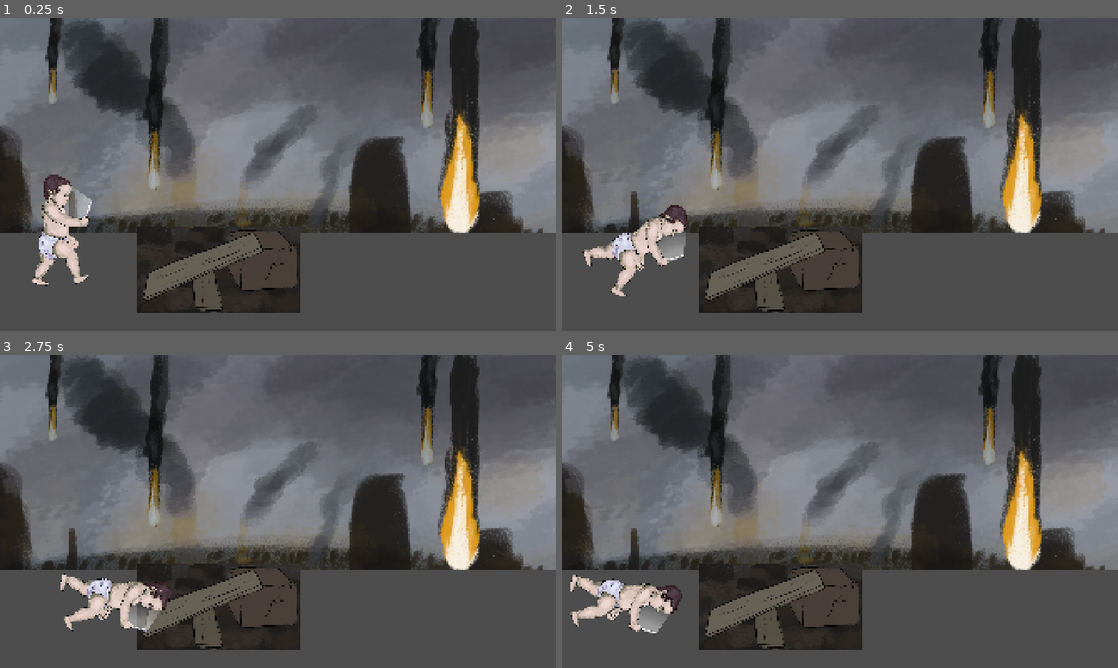
Above: before the commit, frames 1-4 (two rows, left to right).
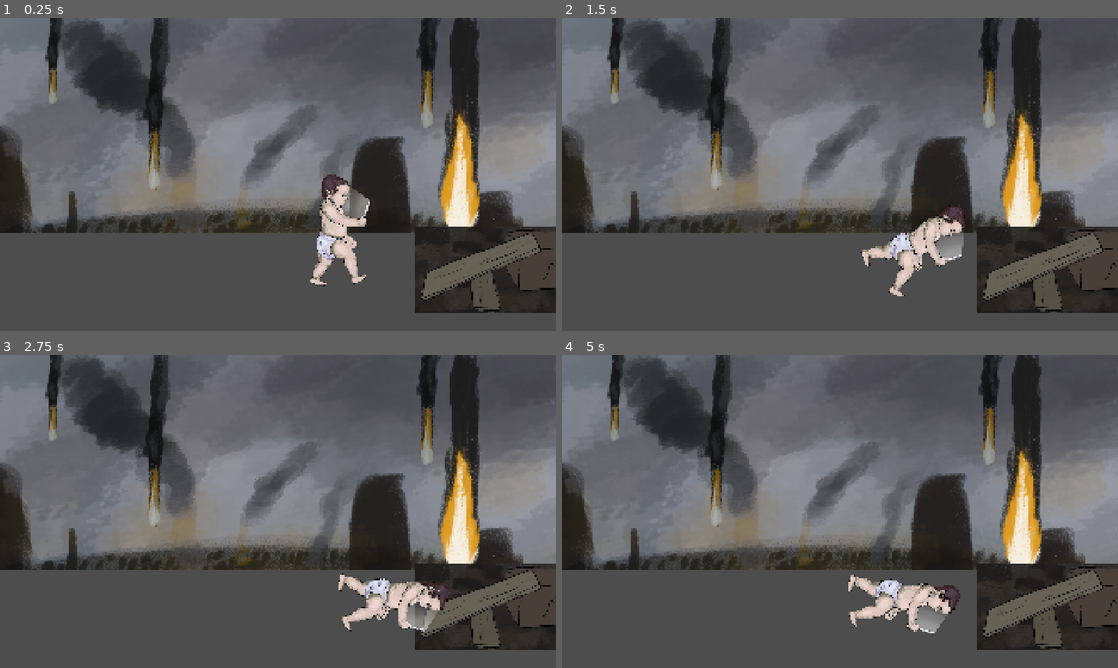
Above: after the commit, the same moments.

Repository: Ezcapist/Doomsday-Scrolling
Game: Godot game, scene res://scenes/level1.tscn
Two runs of this game, one before a commit and one after it. Both use one fixed random seed, a clock stepped at 60 frames per second and the inputs below.
Inputs:
- Up to frame 1 (0.25 s): no input
- Up to frame 2 (1.5 s): hold D (move_right) from 0.53 s (still down)
- Up to frame 3 (2.75 s): release D (move_right) at 2.03 s; hold A (move_left) from 2.03 s (still down)
- Up to frame 4 (5 s): release A (move_left) at 2.78 s; hold D (move_right) 2.78-4.28 s; hold A (move_left) from 4.28 s (still down)

The runs differ from the first frame. In frame 1, 14% of the frame differs, in the area x 5-100%, y 50-95%; in frame 2, 14%, in the area x 3-100%, y 59-95%; in frame 3, 13%; in frame 4, 14%.

Commit message:
Geen idee wat dit is
vgm is het echt irrelevant maar ik push het gewoon

Diff:
--- a/doomsday-scrolling/scenes/Player.tscn
+++ b/doomsday-scrolling/scenes/Player.tscn
@@ -145,15 +145,15 @@
 [node name="PlayerAnimationTest" type="Node2D"]
 
 [node name="Achterbeen" type="Sprite2D" parent="."]
-position = Vector2(-7.99999, -3.99991)
-rotation = 0.272009
+position = Vector2(-7.87708, -4.23684)
+rotation = -0.354896
 scale = Vector2(0.2455, 0.2455)
 texture = ExtResource("1_ov3dh")
 offset = Vector2(0, 350)
 
 [node name="Achterarm" type="Sprite2D" parent="."]
-position = Vector2(-11, -154)
-rotation = -0.0507348
+position = Vector2(-6.40001, -154.26)
+rotation = -0.020892
 scale = Vector2(0.2455, 0.2455)
 texture = ExtResource("1_liux7")
 offset = Vector2(200, 380)
--- a/doomsday-scrolling/scenes/level1.tscn
+++ b/doomsday-scrolling/scenes/level1.tscn
@@ -54,7 +54,6 @@
 shape = SubResource("SegmentShape2D_m7ahb")
 
 [node name="Camera2D" type="Camera2D" parent="."]
-anchor_mode = 0
 limit_top = 0
 limit_bottom = 0
 
